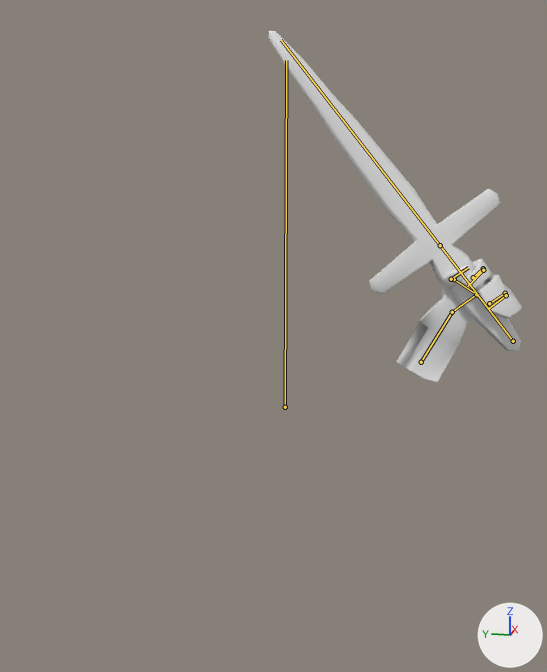
An edit to the Blender file source_mesh/knife_hand.blend, drawn before and after from the same camera.
Before and after are seen from a 50 mm lens placed at (-2.16, -0.4, 0.76), pointed at (-0.27, -0.02, 0.29). The lights are fixed; the arrows at lower right show +X, +Y and +Z. Both versions are drawn at frame 3 of the action 'strike'; the numbers are the values there. The bones that bend it are drawn over the model as lines.

The first picture shows 'knife_hand'.
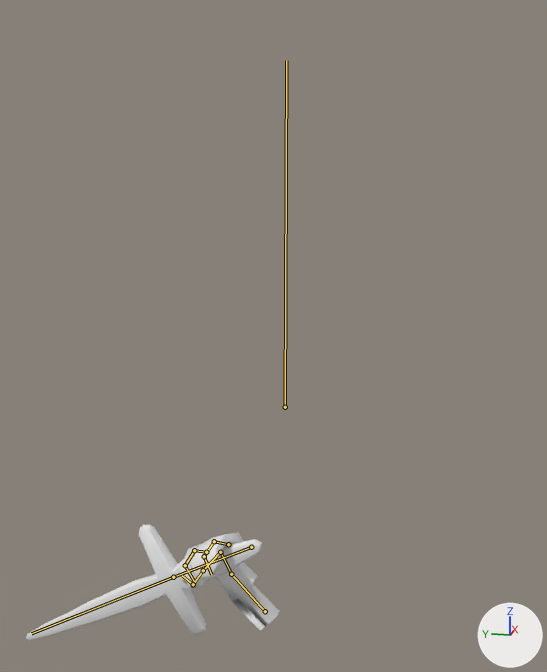
Commit message: Faster knife animation

The change, as a list of edits to the scene's bpy script:
```text
Change bone_wrist:
    where bone_wrist = bpy.data.objects['knife_armature'].pose.bones['Wrist']  # child of 'Root'
    bone_wrist.location: (-0.053, 0.549, 0.414) -> (0.015, -0.215, -0.006)
    bone_wrist.rotation_quaternion: (0.665, 0.104, -0.658, -0.254) -> (0.575, -0.313, -0.713, 0.25)  # degrees (82, -60, -95) -> degrees (-107, -42, 101)
Change bone_palm:
    where bone_palm = bpy.data.objects['knife_armature'].pose.bones['Palm']  # child of 'Wrist'
    bone_palm.rotation_quaternion: (0.979, -0.01, 0.038, -0.2) -> (0.982, -0.008, 0.032, -0.169)  # degrees (-2, 4, -23) -> degrees (-2, 3, -20)
```

Boxes (x1, y1, x2, y2) around the edits, measured in the pictures (547 x 672 px):
'knife_hand', posed (67% shorter)
    before: (268, 30, 522, 382)
    after: (26, 524, 279, 640)
bone 'Wrist', root to tip
    before: (421, 362) to (452, 312)
    after: (265, 611) to (231, 574)
bone 'Palm', root to tip
    before: (452, 312) to (476, 294)
    after: (231, 574) to (220, 552)
